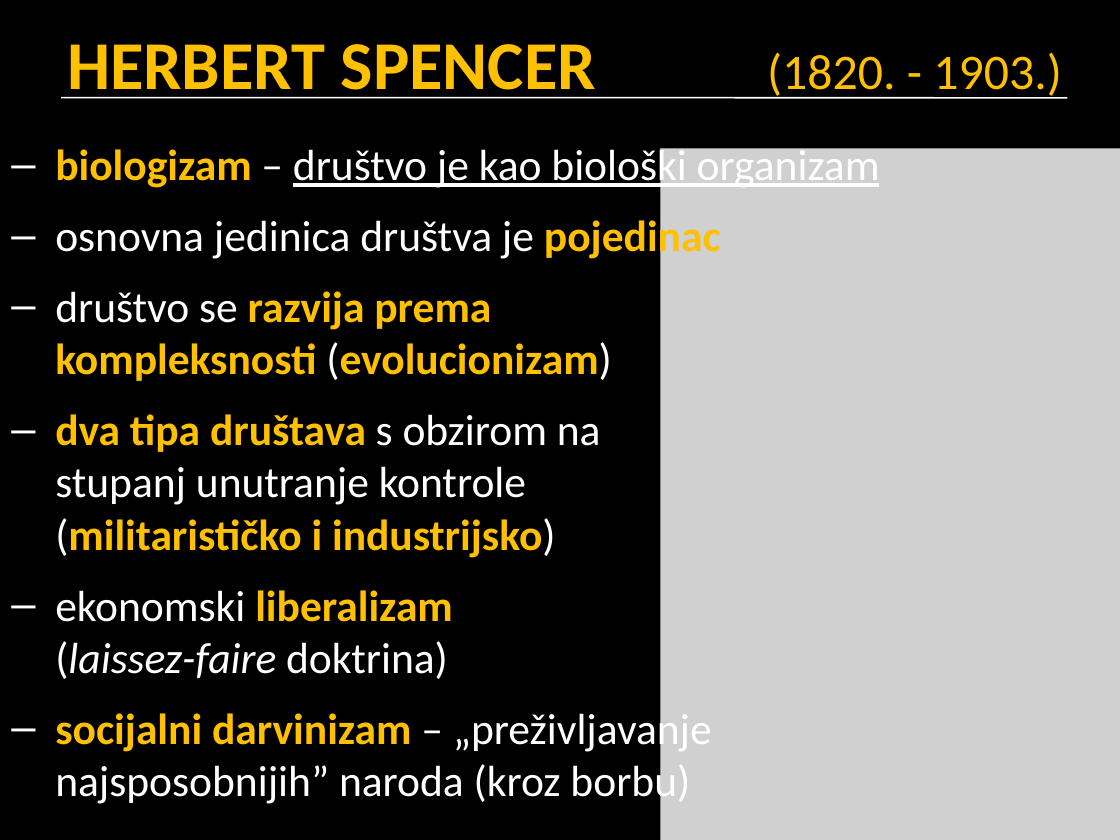
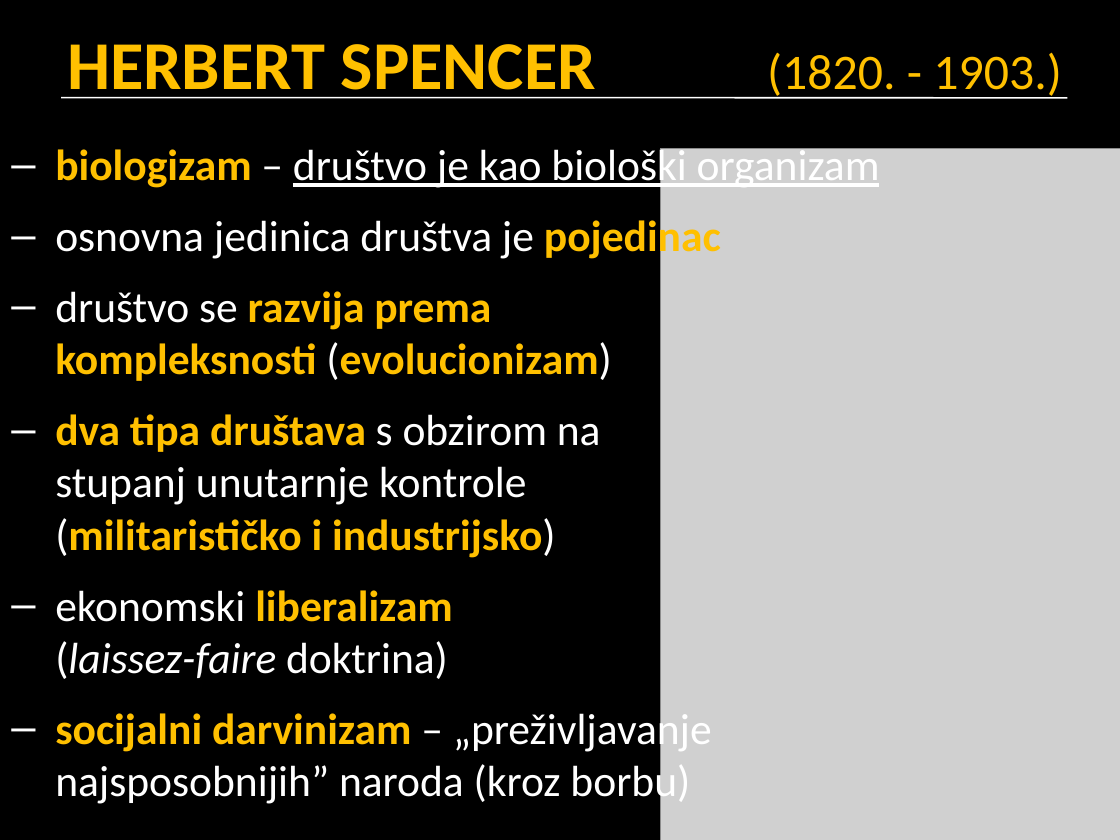
Before and after one commit to srednja-skola/sociologija, a slide deck: slide 4 of data/pptx/003_8_nastanak_i_razvoj_soc_sazetak.pptx. Drawn at 1120x840 pixels with LibreOffice and Linux fonts; fonts in the diff are those of the drawing; grey boxes stand for pictures. Boxes give left, top, right and bottom in pixels: in the first picture for what was removed or moved away, otherwise in the second. Text is boxed around its words. In the diff, an @@ line names an element or a change of style, - is before the commit and + after.

Commit message:
003_8_nastanak_i_razvoj_soc_sazetak

```diff
--- a/data/pptx/003_8_nastanak_i_razvoj_soc_sazetak.pptx
+++ b/data/pptx/003_8_nastanak_i_razvoj_soc_sazetak.pptx
@@ text at (55, 414, 601, 558): text changed @@
-– dva tipa društava s obzirom na
-  stupanj unutranje kontrole
-  (militarističko i industrijsko)
+– dva tipa društava s obzirom na
+  stupanj unutarnje kontrole
+  (militarističko i industrijsko)
```
